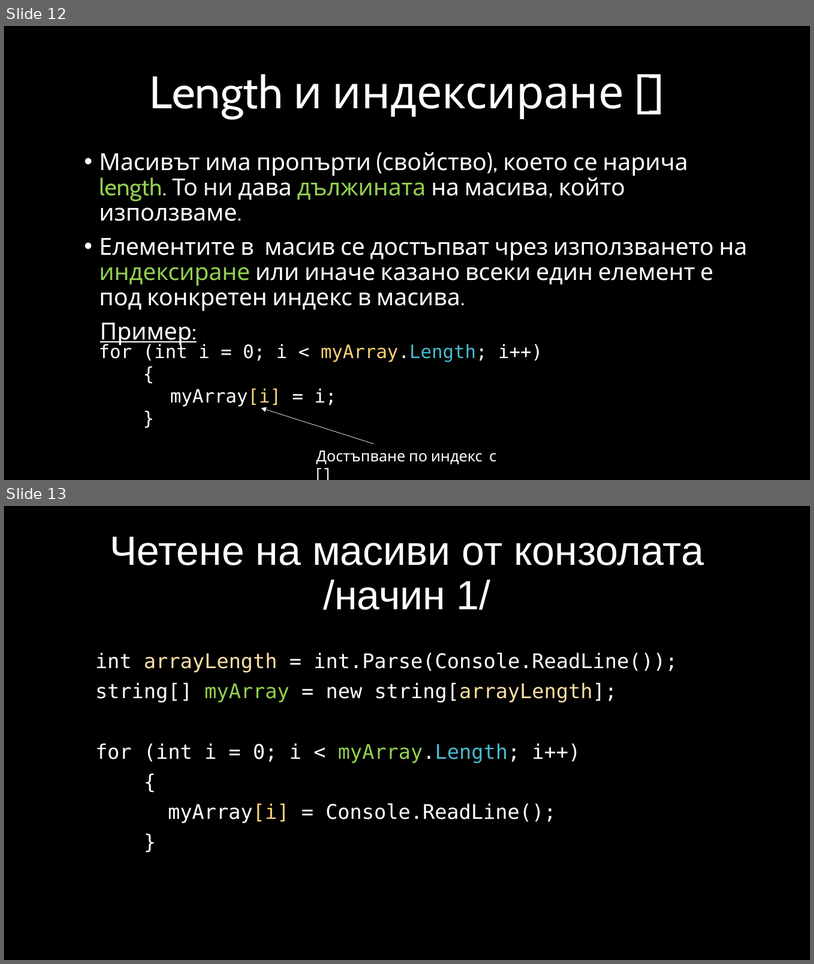
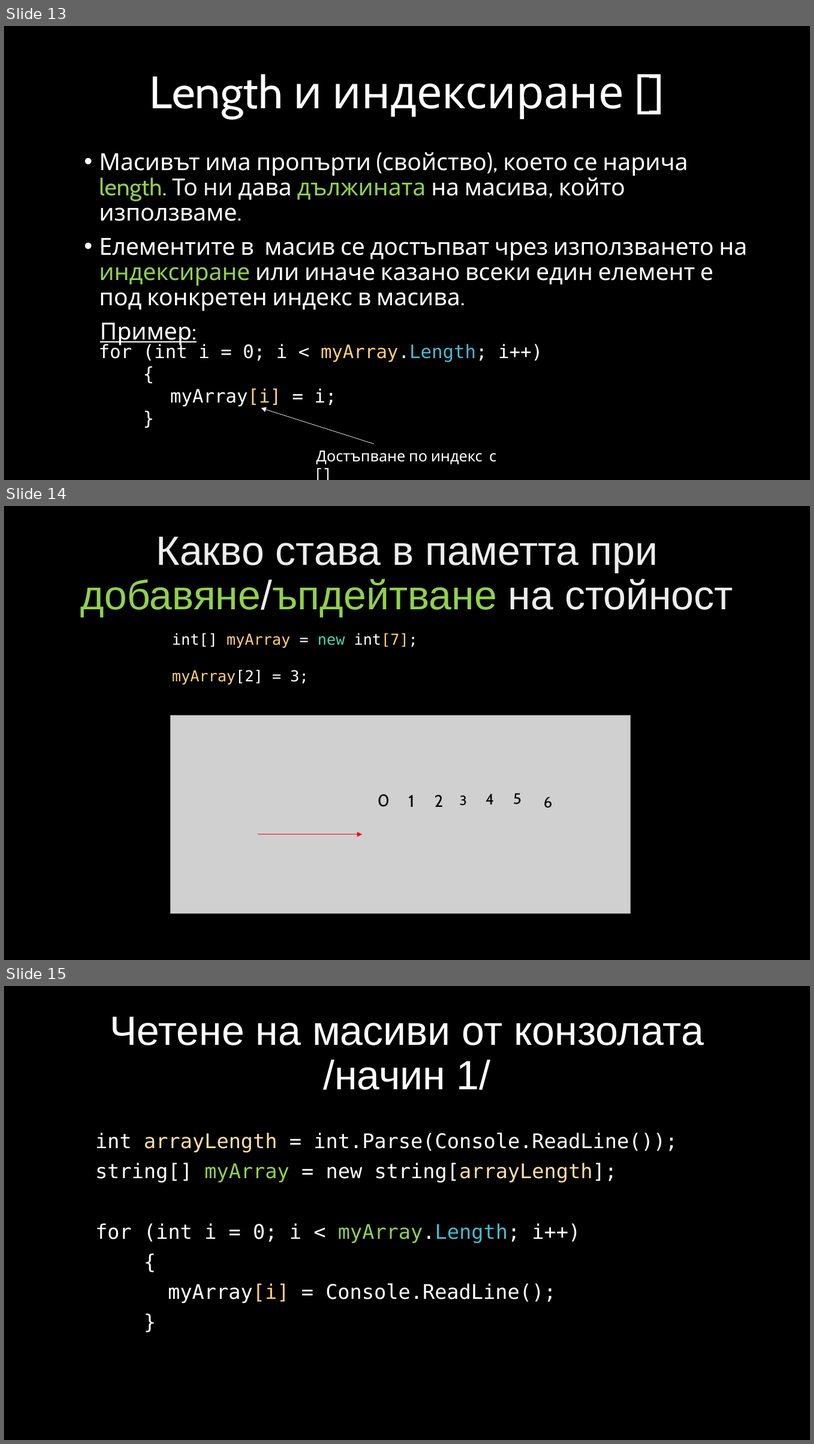
Before and after one commit to velizar92/CSharp-Programming-Presentations, a slide deck: C# Intermediate.pptx. Shown one above the other, each under a label of ours: slides 12 and 13 before the commit, slides 13, 14 and 15 after it. The pictures are 814x964 and 814x1444 pixels, drawn with LibreOffice and Linux fonts; fonts in the diff are those of the drawing; grey boxes stand for pictures; background and template pictures are left out. Boxes give left, top, right and bottom in pixels: in the first picture for what was removed or moved away, otherwise in the second. Text is boxed around its words. In the diff, an @@ line names an element or a change of style, - is before the commit and + after.

Commit message:
Arrays changes

```diff
--- a/C# Intermediate.pptx
+++ b/C# Intermediate.pptx
@@ slide 14 added at (x1=4, y1=506, x2=810, y2=960), background picture (left out) @@
@@ title added at (x1=81, y1=537, x2=734, y2=617), 48.6 pt, text gradient #BFBFBF to #EDEDED to #FFFFFF @@
+Какво става в паметта при добавяне/ъпдейтване на стойност
@@ text added at (x1=172, y1=633, x2=418, y2=685), 18 pt, text #FDD077 @@
+int[] myArray = new int[7];
+myArray[2] = 3;
@@ picture added at (x1=170, y1=715, x2=631, y2=913) @@
@@ text added at (x1=486, y1=793, x2=494, y2=804), 18 pt, text #000000 @@
+4
@@ text added at (x1=513, y1=793, x2=522, y2=804), 18 pt, text #000000 @@
+5
@@ text added at (x1=378, y1=794, x2=390, y2=807), 20 pt, text #000000 @@
+0
@@ text added at (x1=408, y1=795, x2=414, y2=807), 20 pt, text #000000 @@
+1
@@ text added at (x1=435, y1=795, x2=444, y2=807), 20 pt, text #000000 @@
+2
@@ text added at (x1=460, y1=795, x2=467, y2=805), 16 pt, text #000000 @@
+3
@@ text added at (x1=544, y1=796, x2=552, y2=808), 18 pt, text #000000 @@
+6
@@ arrow added from (258, 834) to (362, 834), #FF0000 0.5 pt @@
@@ what was slide 12 is now slide 13 @@
@@ what was slide 13 is now slide 15 @@
```
Also in this commit, not shown: 2 slides changed, 1 other slide added.
